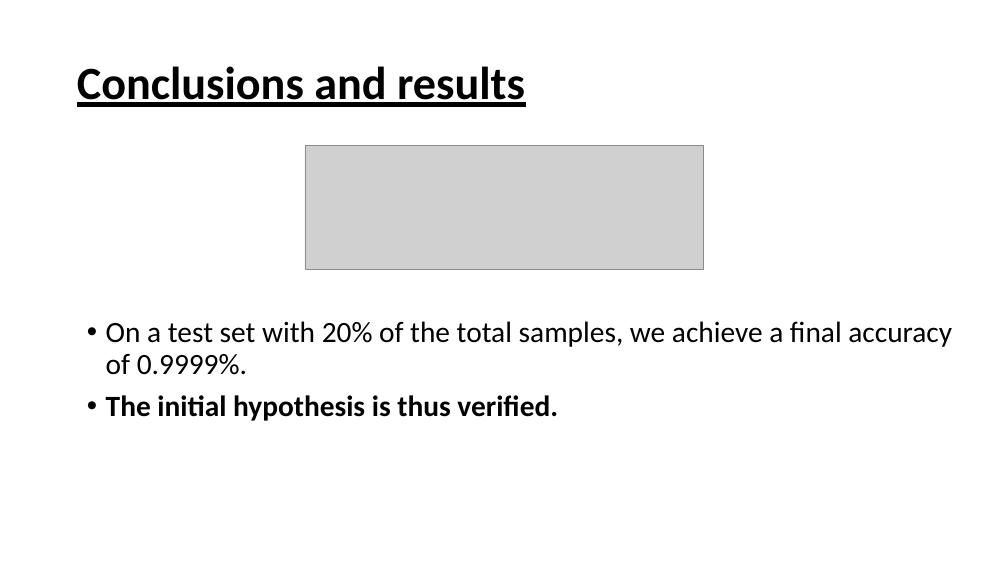
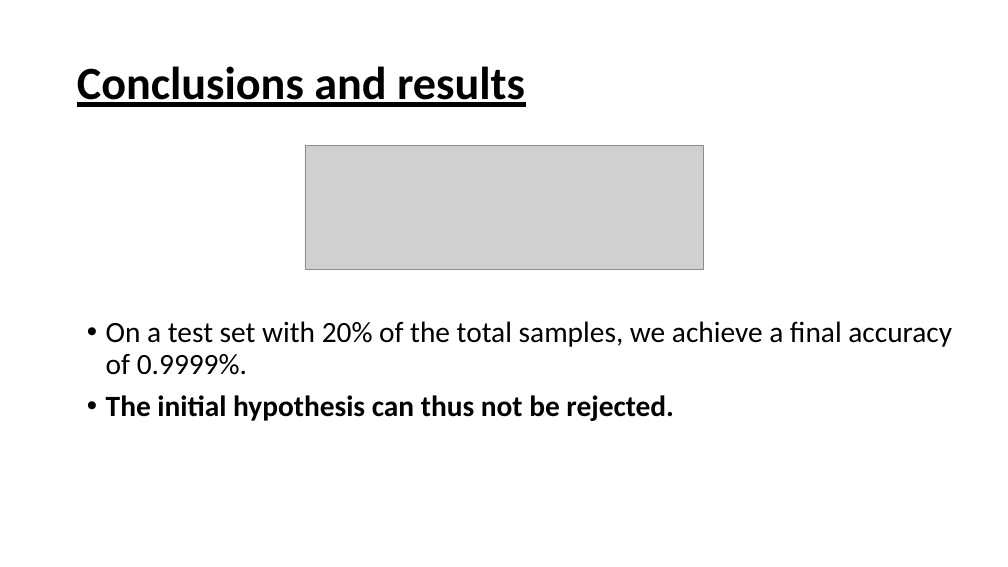
Before and after one commit to gatrikh/project_m05, a slide deck: slide 11 of presentation/presentation.pptx. Drawn at 1008x567 pixels with LibreOffice and Linux fonts; fonts in the diff are those of the drawing; grey boxes stand for pictures. Boxes give left, top, right and bottom in pixels: in the first picture for what was removed or moved away, otherwise in the second. Text is boxed around its words. In the diff, an @@ line names an element or a change of style, - is before the commit and + after.

```diff
--- a/presentation/presentation.pptx
+++ b/presentation/presentation.pptx
@@ text at (106,395,674,421): text changed @@
-• The initial hypothesis is thus verified.
+• The initial hypothesis can thus not be rejected.
```
Also in this commit, not shown: 3 other slides changed, 1 other file.
